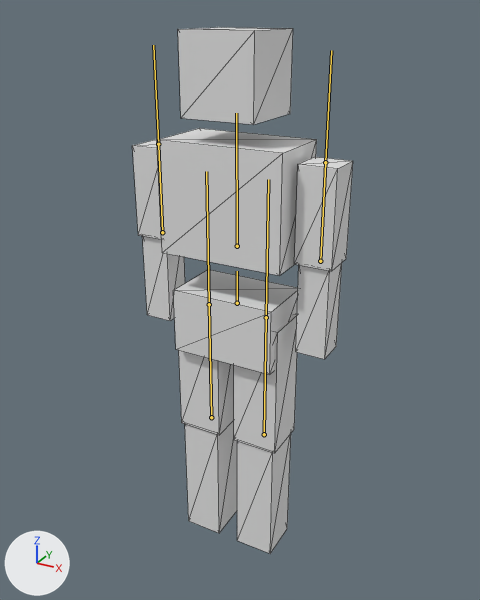
The glTF model examples/reference_game/assets/models/character.glb, before and after one commit.
Both versions are drawn from a 50 mm lens placed at (0.991, -1.782, 1.854), pointed at (0.025, -0.027, 0.977). Lighting does not change. The marker at lower left points along +X, +Y and +Z. The picture after the commit comes second. The bones that change, and the others that lie on the model, are drawn over the model as lines. Mesh edges are drawn as thin lines.

The first picture shows 'Body'.
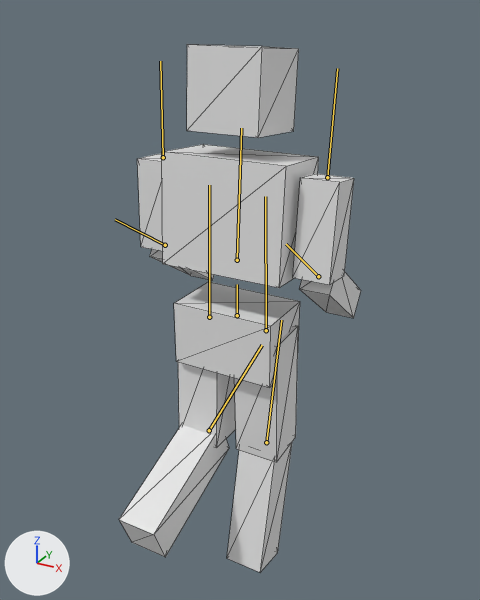
The newer file adds an action. The first version stands in its rest pose; the second is drawn at frame 11 of the action 'run_back'.

Where the change shows, as pixel boxes (x1, y1, x2, y2) in the pictures (480 x 600 px):
'Body', posed (9% wider): before (132, 27, 353, 554); after (119, 44, 361, 572)
bone 'hips', root to tip: before (237, 303) to (237, 271); after (237, 315) to (237, 284)
bone 'spine', root to tip: before (237, 246) to (236, 113); after (237, 260) to (241, 128)
bone 'upperarm_l', root to tip: before (325, 162) to (331, 50); after (327, 177) to (337, 68)
bone 'forearm_l', root to tip: before (320, 261) to (325, 162); after (318, 276) to (286, 244)
bone 'upperarm_r', root to tip: before (158, 144) to (153, 45); after (163, 157) to (160, 61)
bone 'forearm_r', root to tip: before (162, 232) to (158, 144); after (165, 245) to (115, 219)
bone 'thigh_l', root to tip: before (266, 317) to (268, 179); after (266, 330) to (265, 196)
bone 'shin_l', root to tip: before (264, 434) to (266, 317); after (266, 442) to (281, 320)
bone 'thigh_r', root to tip: before (209, 304) to (206, 171); after (209, 317) to (209, 185)
bone 'shin_r', root to tip: before (211, 417) to (209, 304); after (209, 430) to (262, 345)

The edits, one by one:
Bone 'hips' (bone_hips) moves from (0.0, 0.0, 0.0) to (0.0, -0.047, 0.0).
Bone 'spine' (bone_spine) turns from (0, 0, 0) to (-4, 0, 0) degrees about its own x, y and z.
Bone 'upperarm_l' (bone_upperarm_l) turns from (0, 0, 0) to (-2, 0, 0) degrees about its own x, y and z.
Bone 'forearm_l' (bone_forearm_l) turns from (0, 0, 0) to (60, 0, 0) degrees about its own x, y and z.
Bone 'upperarm_r' (bone_upperarm_r) turns from (0, 0, 0) to (2, 0, 0) degrees about its own x, y and z.
Bone 'forearm_r' (bone_forearm_r) turns from (0, 0, 0) to (60, 0, 0) degrees about its own x, y and z.
Bone 'thigh_l' (bone_thigh_l) turns from (0, 0, 0) to (2, 0, 0) degrees about its own x, y and z.
Bone 'shin_l' (bone_shin_l) turns from (0, 0, 0) to (-15, 0, 0) degrees about its own x, y and z.
Bone 'thigh_r' (bone_thigh_r) turns from (0, 0, 0) to (-2, 0, 0) degrees about its own x, y and z.
Bone 'shin_r' (bone_shin_r) turns from (0, 0, 0) to (-67, 0, 0) degrees about its own x, y and z.
